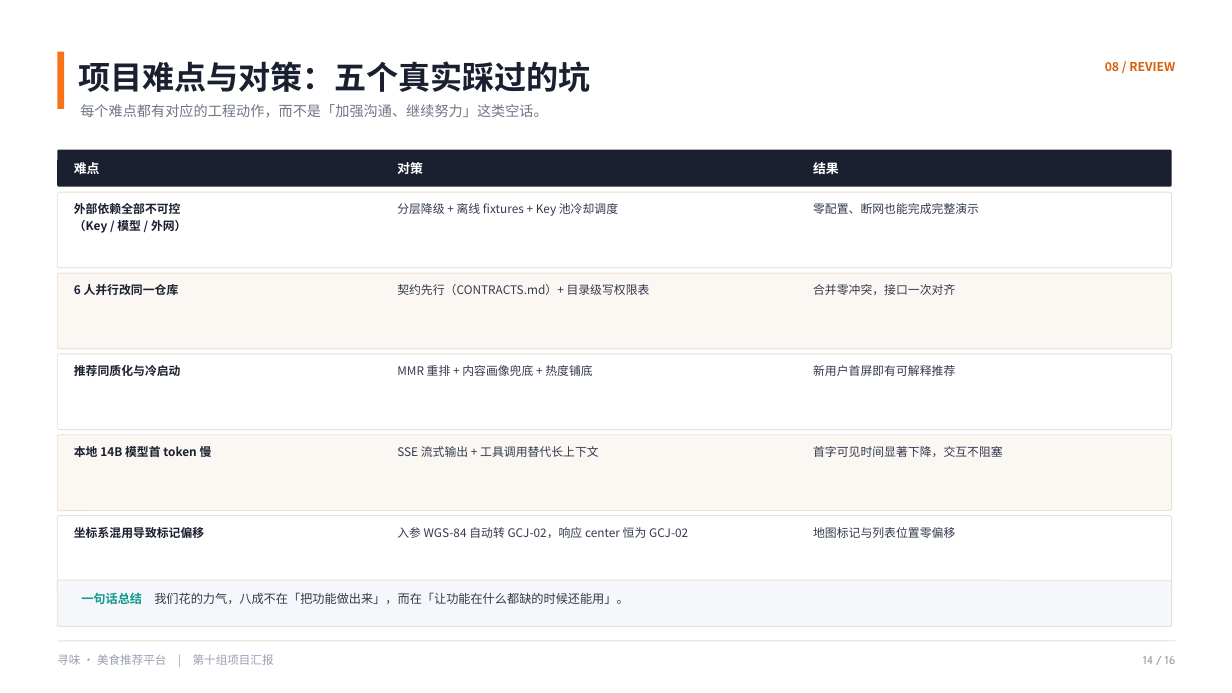
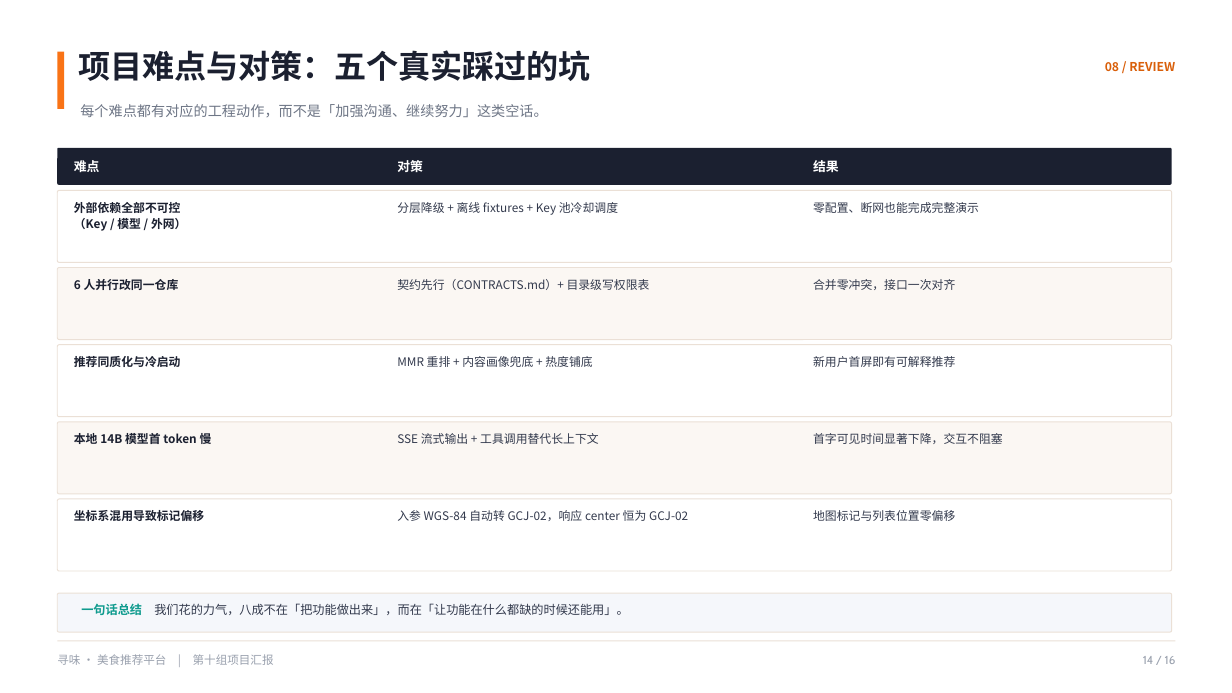
Before and after one commit to Drayee/foodrecommendationplatform, a slide deck: slide 14 of docs/寻味美食推荐平台-第十组-项目汇报.pptx. Drawn at 1232x693 pixels with LibreOffice and Linux fonts; fonts in the diff are those of the drawing. Boxes give left, top, right and bottom in pixels: in the first picture for what was removed or moved away, otherwise in the second. Text is boxed around its words. In the diff, an @@ line names an element or a change of style, - is before the commit and + after.

Commit message:
docs(ppt): 第十组项目汇报 PPT —— 版式微调与排版自检脚本
- 收紧页眉标题行距、加高目标页卡片，消除全部文本溢出
- 重排界面实拍页与两张表格，去除与底部说明条的重叠
- 新增 build_ppt/check_layout.py：用真实字体度量做溢出检测（0 告警）
- 新增 build_ppt/export_png.ps1：PowerPoint COM 导出逐页 PNG 供校验

```diff
--- a/docs/寻味美食推荐平台-第十组-项目汇报.pptx
+++ b/docs/寻味美食推荐平台-第十组-项目汇报.pptx
@@ text "项目难点与对策：五个真实踩过的坑" at [79,50,592,81]: line spacing 1.28 to 1.05 @@
@@ rounded rectangle: place and size @@
-rounded rectangle at [57,192,1172,268]
+rounded rectangle at [57,190,1172,262]
@@ 3 texts, 1 rounded rectangle: place and size @@
-3 texts, 1 rounded rectangle at [57,274,1172,349]
+3 texts, 1 rounded rectangle at [57,268,1172,340]
@@ rounded rectangle: place and size @@
-rounded rectangle at [57,354,1172,430]
+rounded rectangle at [57,345,1172,417]
@@ text "推荐同质化与冷启动": place and size @@
-text "推荐同质化与冷启动" at [74,365,181,376]
+text "推荐同质化与冷启动" at [74,356,181,367]
@@ text "MMR 重排 + 内容画像兜底 + ...": place and size @@
-text "MMR 重排 + 内容画像兜底 + ..." at [397,365,592,376]
+text "MMR 重排 + 内容画像兜底 + ..." at [397,356,592,367]
@@ text "新用户首屏即有可解释推荐": place and size @@
-text "新用户首屏即有可解释推荐" at [813,365,955,376]
+text "新用户首屏即有可解释推荐" at [813,356,955,367]
@@ rounded rectangle: place and size @@
-rounded rectangle at [57,435,1172,511]
+rounded rectangle at [57,422,1172,494]
@@ text "本地 14B 模型首 token 慢": place and size @@
-text "本地 14B 模型首 token 慢" at [74,444,212,460]
+text "本地 14B 模型首 token 慢" at [74,431,212,447]
@@ text "SSE 流式输出 + 工具调用替代长上下文": place and size @@
-text "SSE 流式输出 + 工具调用替代长上下文" at [397,446,599,457]
+text "SSE 流式输出 + 工具调用替代长上下文" at [397,433,599,444]
@@ text "首字可见时间显著下降，交互不阻塞": place and size @@
-text "首字可见时间显著下降，交互不阻塞" at [813,446,1003,457]
+text "首字可见时间显著下降，交互不阻塞" at [813,433,1003,444]
@@ rounded rectangle: place and size @@
-rounded rectangle at [57,516,1172,592]
+rounded rectangle at [57,499,1172,571]
@@ 3 texts: place and size @@
-3 texts at [74,527,955,538]
+3 texts at [74,510,955,521]
@@ rounded rectangle: place and size @@
-rounded rectangle at [57,580,1172,627]
+rounded rectangle at [57,593,1172,632]
@@ text "一句话总结 我们花的力气，八成不在「把功能做出来」，而在「让功能在什么都缺的时候还能用」。": place and size @@
-text "一句话总结 我们花的力气，八成不在「把功能做出来」，而在「让功能在什么都缺的时候还能用」。" at [81,592,628,604]
+text "一句话总结 我们花的力气，八成不在「把功能做出来」，而在「让功能在什么都缺的时候还能用」。" at [81,603,628,615]
```
Also in this commit, not shown: 13 other slides changed, 3 other files.
